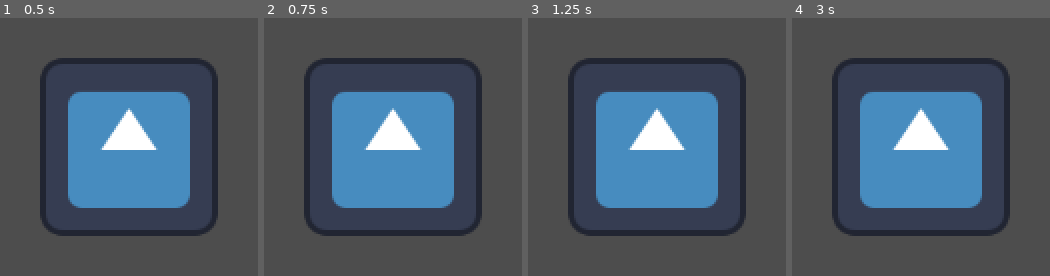
Above: before the commit, frames 1-4 (left to right).
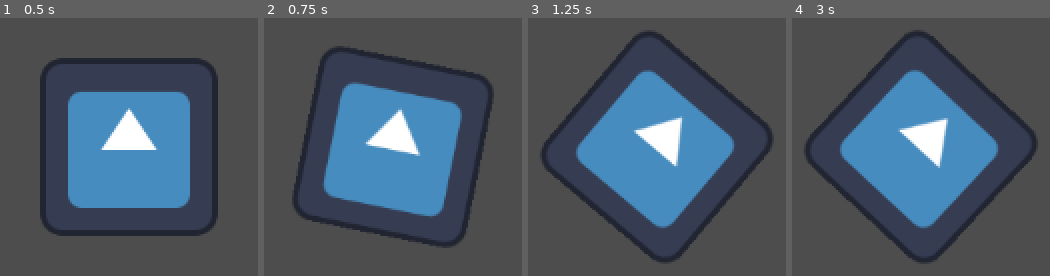
Above: after the commit, the same moments.

Repository: Dolphus2/NordicGameJam2026
Game: Godot game, scene res://scenes/game.tscn
Same seed, same stepped clock (60 frames per second), same inputs: the game is played once before the commit and once after it. The engine's default icon, where the game draws it, is replaced by a stand-in: a white triangle on a blue panel in a dark square.
Inputs:
- Up to frame 1 (0.5 s): no input
- Up to frame 2 (0.75 s): tap Enter at 0.5 s; hold E (roll_right) from 0.53 s (still down)
- Up to frame 3 (1.25 s): keep holding E (roll_right)
- Up to frame 4 (3 s): release E (roll_right) at 1.28 s; hold Q (roll_left) 1.28-2.03 s; hold E (roll_right) 2.03-2.78 s; hold W (accel) from 2.78 s (still down)

Frame 1 is identical in both runs. In frame 2, 13% of the frame differs, in the area x 10-90%, y 10-90%; in frame 3, 19%; in frame 4, 19%, in the area x 4-96%, y 4-96%.
Error before the commit: Parse Error: Function "_physics_process" has the same name as a previously declared function. (res://scripts/player.gd:21)

Commit message:
player update

Diff:
--- a/scenes/game.tscn
+++ b/scenes/game.tscn
@@ -1,7 +1,6 @@
 [gd_scene format=3 uid="uid://01rjvcv7a1o1"]
 
 [ext_resource type="PackedScene" uid="uid://dovur5twno2b1" path="res://scenes/player.tscn" id="1_uwrxv"]
-[ext_resource type="Script" uid="uid://dvbucl00blcp6" path="res://scripts/player.gd" id="2_yqjtg"]
 
 [node name="Game" type="Node2D" unique_id=1375401336]
 
--- a/scripts/player.gd
+++ b/scripts/player.gd
@@ -16,8 +16,7 @@
 	if Input.is_action_pressed("accel"):
 		velocity += - delta * ACCELERATION * transform.y
 		# velocity.y += delta * ACCELERATION * sin(orientation)
-	print(rotation)
+	# print(rotation)
+	print(position)
 
-func _physics_process(delta):
-	get_input()
 	move_and_slide()
Not shown, added: assets/StartingBackground.png.import
